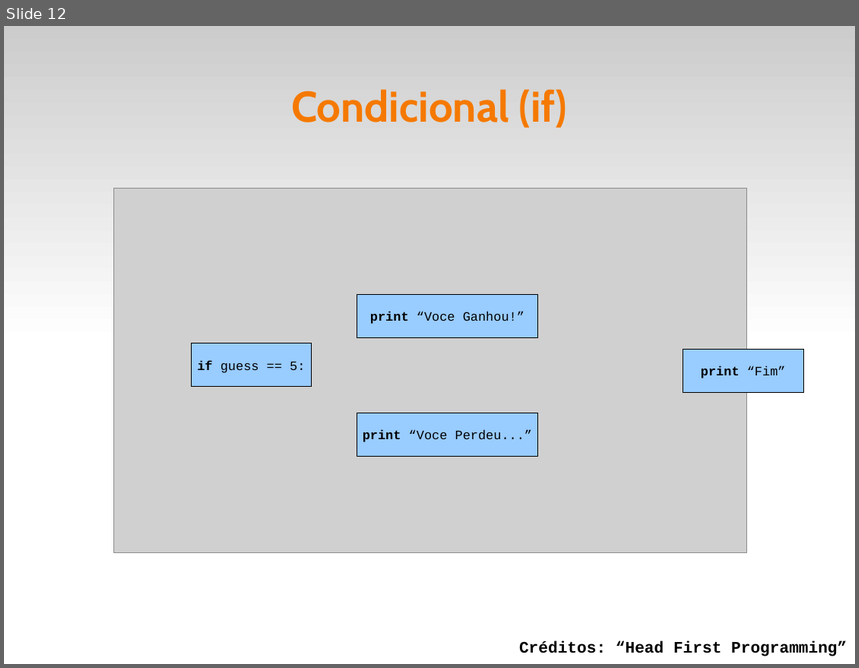
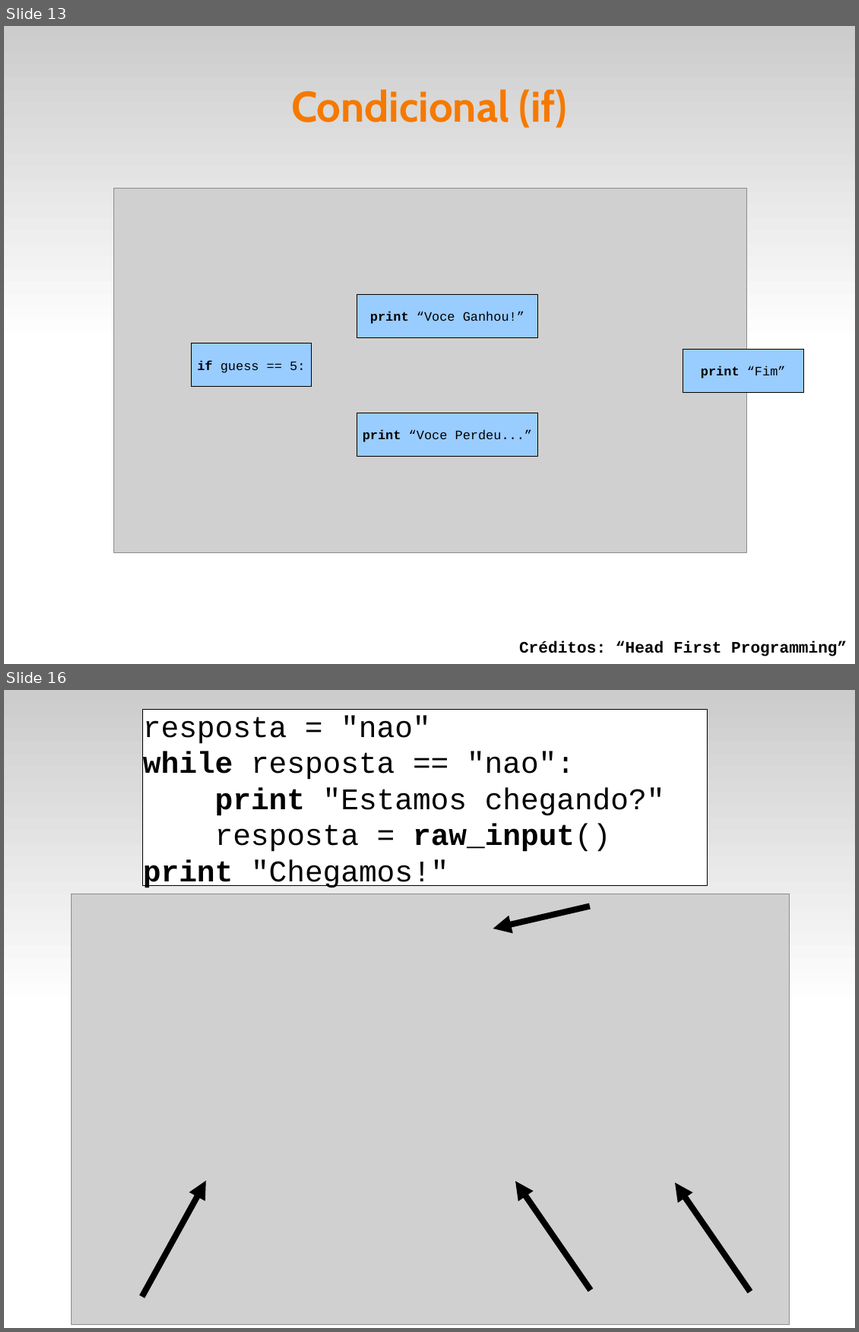
Before and after one commit to fsantanna-uerj/IPD, a slide deck: slides/ipd-03.odp. Shown one above the other, each under a label of ours: slide 12 before the commit, slides 13 and 16 after it; the slides between them are not shown. The pictures are 859x668 and 859x1332 pixels, drawn with LibreOffice and Linux fonts; fonts in the diff are those of the drawing; grey boxes stand for pictures. Boxes give left, top, right and bottom in pixels: in the first picture for what was removed or moved away, otherwise in the second. Text is boxed around its words. In the diff, an @@ line names an element or a change of style, - is before the commit and + after.

```diff
--- a/slides/ipd-03.odp
+++ b/slides/ipd-03.odp
@@ slide 16 added at (4,690,855,1328), background #FFFFFF; not listed: 1 template element that a slide beside it also shows @@
@@ rectangle added at (143,709,708,886), fill #FFFFFF, outline #000000 0 pt, 28 pt, text #000000 @@
+resposta = "nao"
+while resposta == "nao":
+print "Estamos chegando?"
+resposta = raw_input()
+print "Chegamos!"
@@ picture added at (71,894,790,1325) @@
@@ arrow added from (590, 907) to (493, 929), #000000 5.67 pt @@
@@ arrow added from (142, 1297) to (206, 1181), #000000 5.67 pt @@
@@ arrow added from (591, 1291) to (516, 1181), #000000 5.67 pt @@
@@ arrow added from (751, 1293) to (675, 1182), #000000 5.67 pt @@
@@ what was slide 12 is now slide 13 @@
```
Also in this commit, not shown: 2 slides changed, 3 other slides added, 23 other files.
